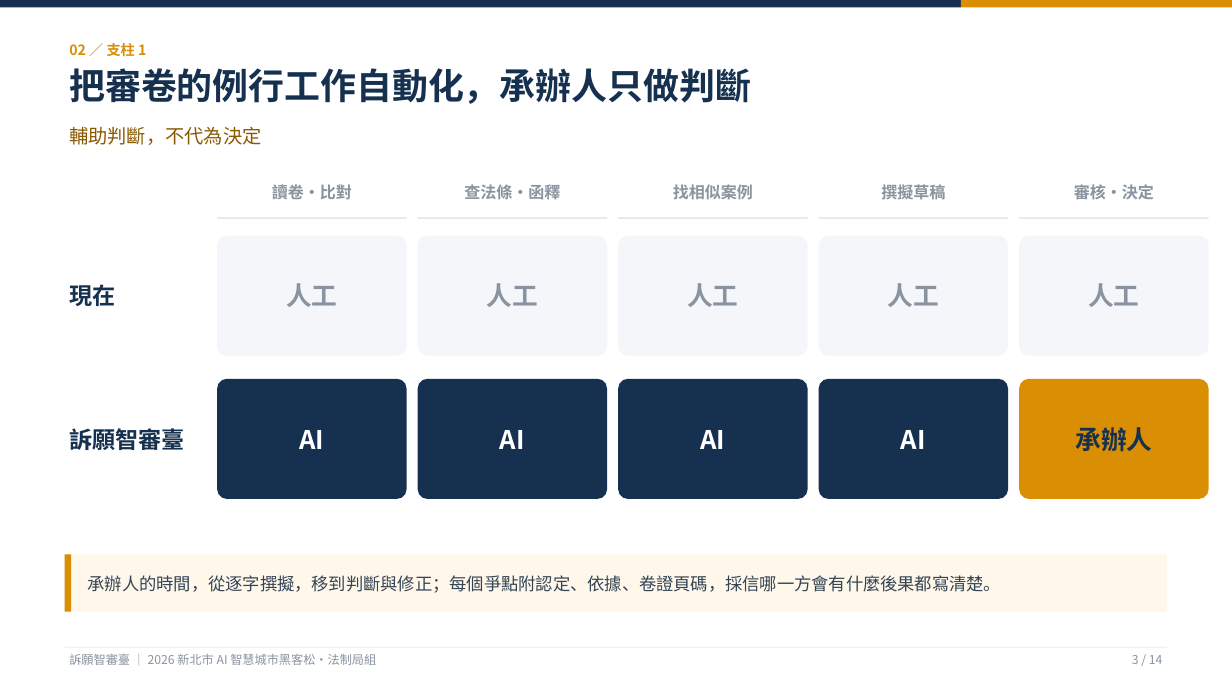
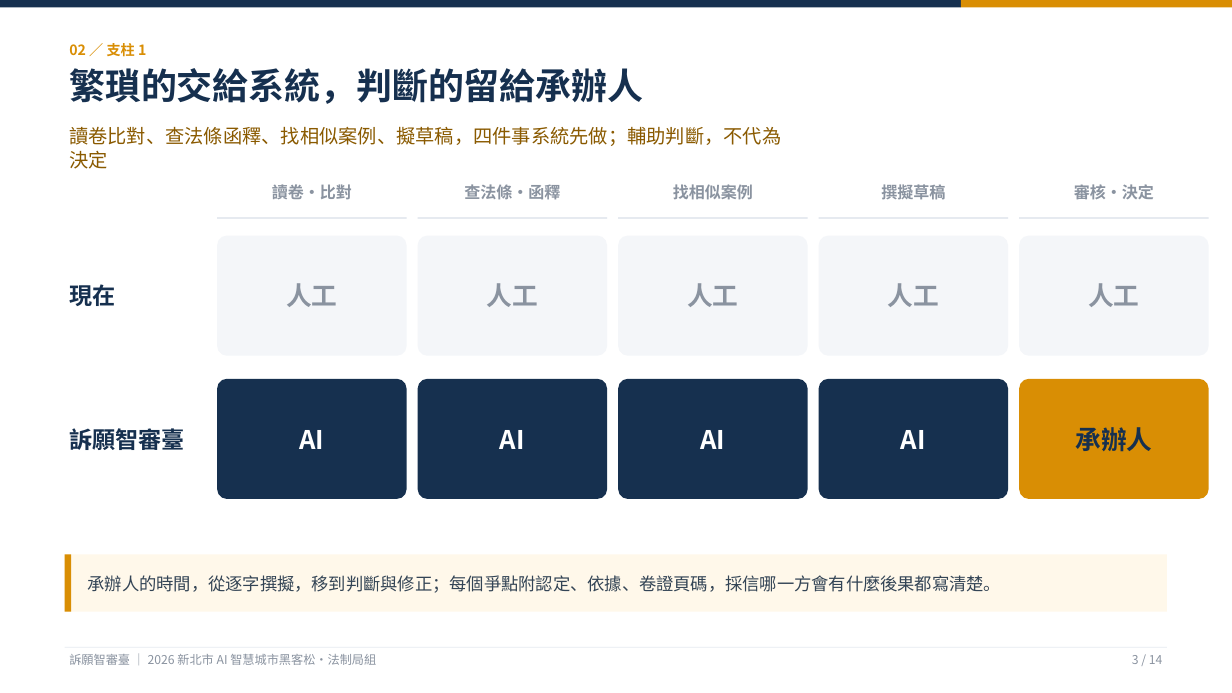
Before and after one commit to KevinMursh/hackathon_wisxxxx, a slide deck: slide 3 of docs/提案/提案簡報-訴願智審臺.pptx. Drawn at 1232x693 pixels with LibreOffice and Linux fonts; fonts in the diff are those of the drawing. Boxes give left, top, right and bottom in pixels: in the first picture for what was removed or moved away, otherwise in the second. Text is boxed around its words. In the diff, an @@ line names an element or a change of style, - is before the commit and + after.

```diff
--- a/docs/提案/提案簡報-訴願智審臺.pptx
+++ b/docs/提案/提案簡報-訴願智審臺.pptx
@@ text at (69, 68, 643, 104): text changed @@
-把審卷的例行工作自動化，承辦人只做判斷
+繁瑣的交給系統，判斷的留給承辦人
@@ text at (69, 127, 781, 169): text changed @@
-輔助判斷，不代為決定
+讀卷比對、查法條函釋、找相似案例、擬草稿，四件事系統先做；輔助判斷，不代為決定
```
Also in this commit, not shown: 2 other slides changed, 2 other files.
